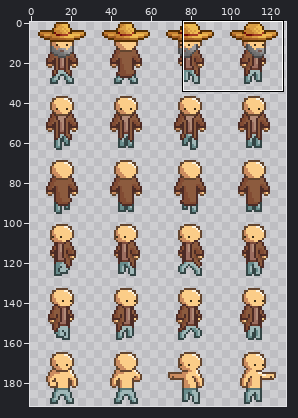
Two versions of one pixel-art file, Assets/Content/Races/human_light/human_light.ase. Above, an overview of the earlier version with the close-up marked.
Close-up. Before:
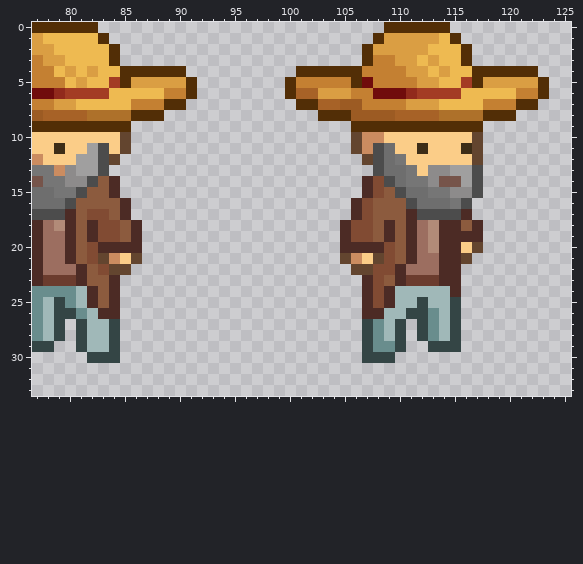
128x192 pixels, 1 frame. Shown: x 77..125, y 0..33. The commit also changed other parts of the picture, which this record leaves out.
After the commit:
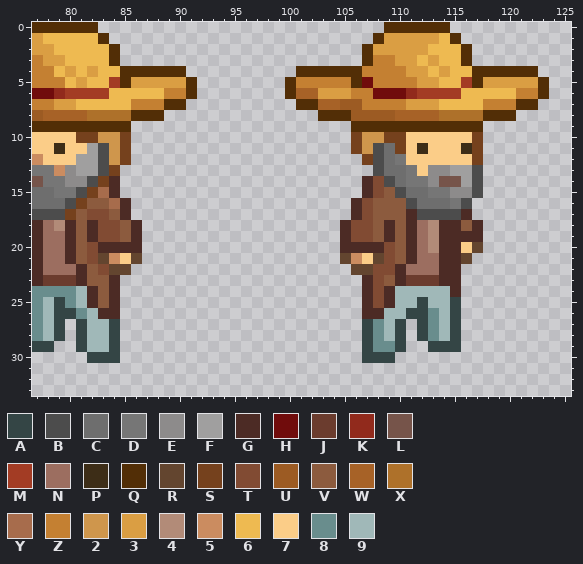
Palette (. is transparent): A #344545  B #4c4c4c  C #6e6e6e  D #767676  E #8d8b8b  F #a09f9f  G #4c2b25  H #700c0c  J #6b3c2e  K #912a1c  L #76544a  M #a33c24  N #9c6e60  P #3d2d17  Q #522e06  R #63452f  S #75411d  T #814b33  U #9c5b23  V #8c5b3e  W #a76227  X #ae712a  Y #a76c4c  Z #c48032  2 #cf964c  3 #da9e43  4 #b28b78  5 #cb8c60  6 #eeba51  7 #fbcd88  8 #698d8d  9 #a0b8b8
What changed:
layer "Hair" now shown
Layers "Hair", "Duster":
The author changed colour 5 to colour 2 in row 10 at x 107 to 108; in row 11 at x 107.
The author changed colour 7 to colour 2 in row 10 at x 83 to 84; in row 11 at x 84.
The author changed colour R to colour 2 in row 12 at x 84.
Colour S now appears in row 12 at x 85; in row 13 at x 84.
The author changed colour 7 to colour S in row 10 at x 81 to 82 and 109 to 110; in row 11 at x 110.
The author changed colour G to colour S in row 17 at x 80.
The author changed colour R to colour S in rows 10 to 11 at x 85, 106 and 117; in row 12 at x 107 and 117.
The author changed colour V to colour S in row 14 at x 83; in row 15 at x 82; in row 16 at x 81.
The author changed colour V to colour Y in row 15 at x 83; in row 16 at x 84.
Pixel boxes of the changes (left, top, right, bottom) in both close-ups:
changed: (65, 132, 131, 220)
changed: (351, 132, 406, 165)
changed: (472, 132, 483, 165)
